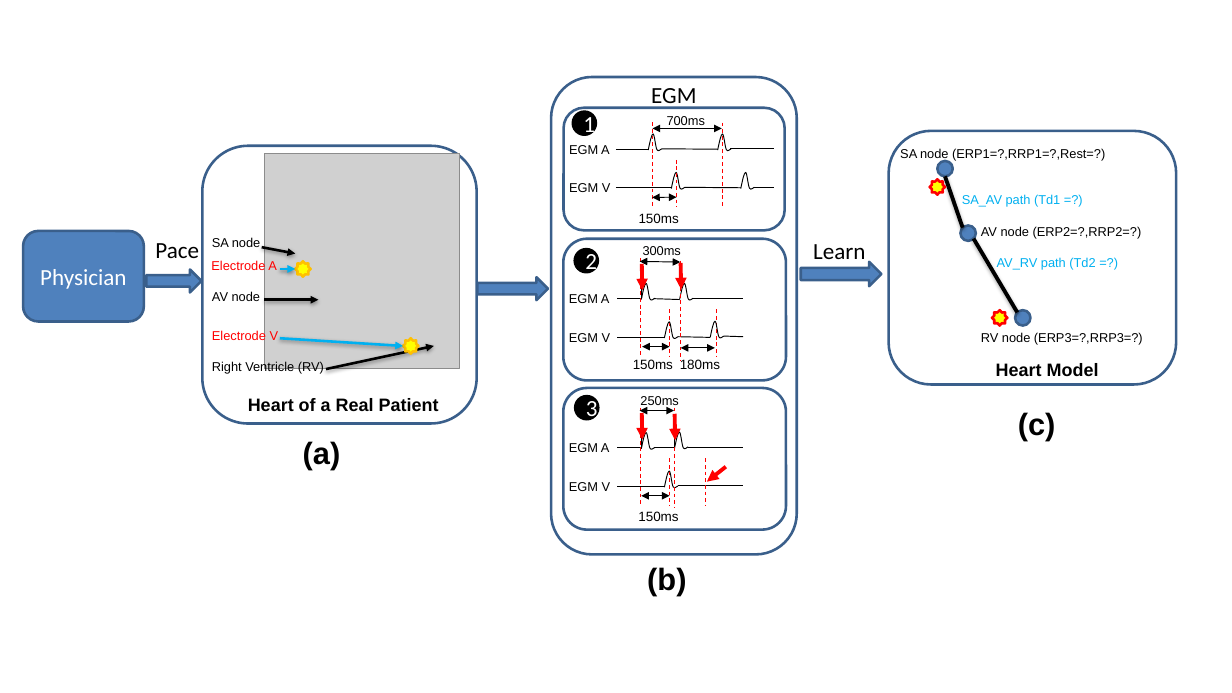
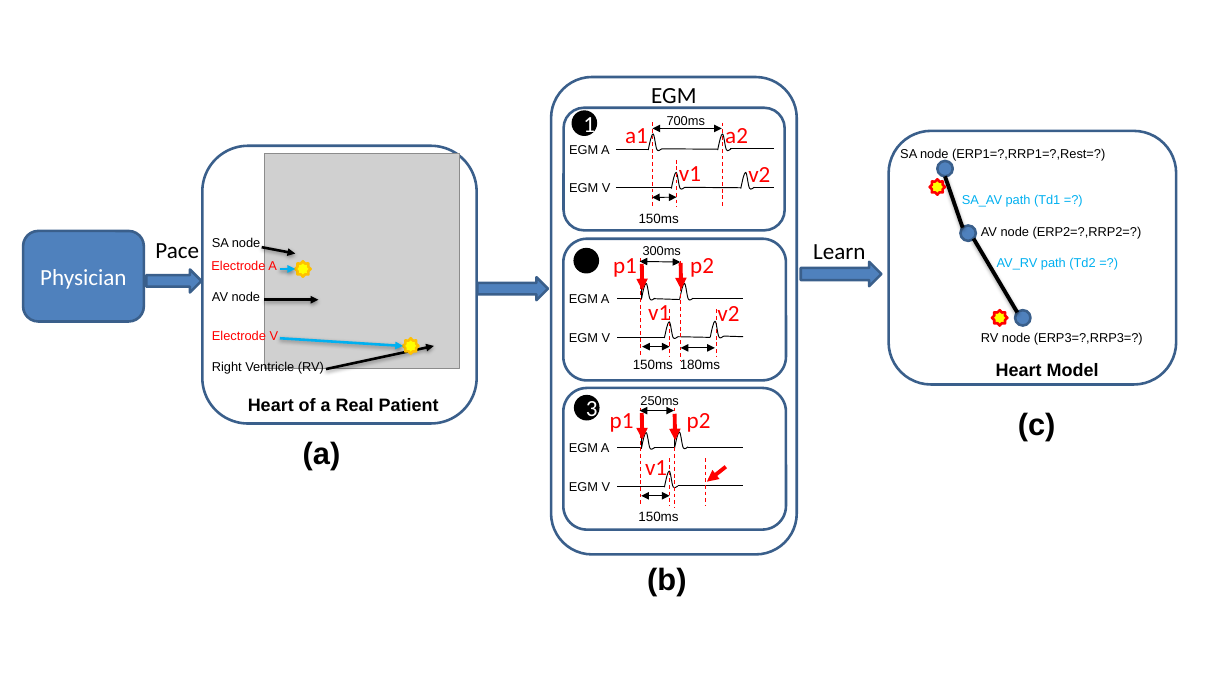
Before and after one commit to mlab-upenn/FnEDA, a slide deck: slide 1 of figs/modelID.pptx. Drawn at 1232x693 pixels with LibreOffice and Linux fonts; fonts in the diff are those of the drawing; grey boxes stand for pictures. Boxes give left, top, right and bottom in pixels: in the first picture for what was removed or moved away, otherwise in the second. Text is boxed around its words. In the diff, an @@ line names an element or a change of style, - is before the commit and + after.

```diff
--- a/figs/modelID.pptx
+++ b/figs/modelID.pptx
@@ text added at box(625, 128, 648, 143), 18 pt, text #FF0000 @@
+a1
@@ text added at box(725, 128, 748, 149), 18 pt, text #FF0000 @@
+a2
@@ text added at box(679, 166, 701, 188), 18 pt, text #FF0000 @@
+v1
@@ text added at box(748, 167, 770, 189), 18 pt, text #FF0000 @@
+v2
@@ text in ellipse at box(585, 250, 597, 276): text removed @@
-2
@@ text added at box(613, 258, 637, 280), 18 pt, text #FF0000 @@
+p1
@@ text added at box(690, 258, 714, 277), 18 pt, text #FF0000 @@
+p2
@@ text added at box(648, 300, 670, 326), 18 pt, text #FF0000 @@
+v1
@@ text added at box(717, 306, 739, 327), 18 pt, text #FF0000 @@
+v2
@@ text added at box(610, 413, 634, 432), 18 pt, text #FF0000 @@
+p1
@@ text added at box(687, 413, 711, 432), 18 pt, text #FF0000 @@
+p2
@@ text added at box(645, 460, 667, 481), 18 pt, text #FF0000 @@
+v1
```
Also in this commit, not shown: 2 other files.
